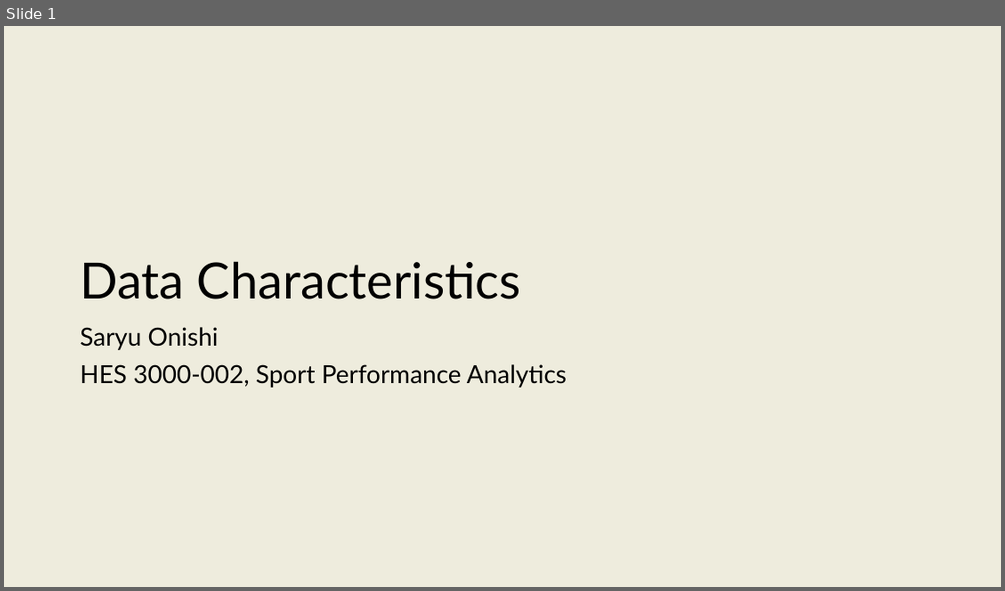
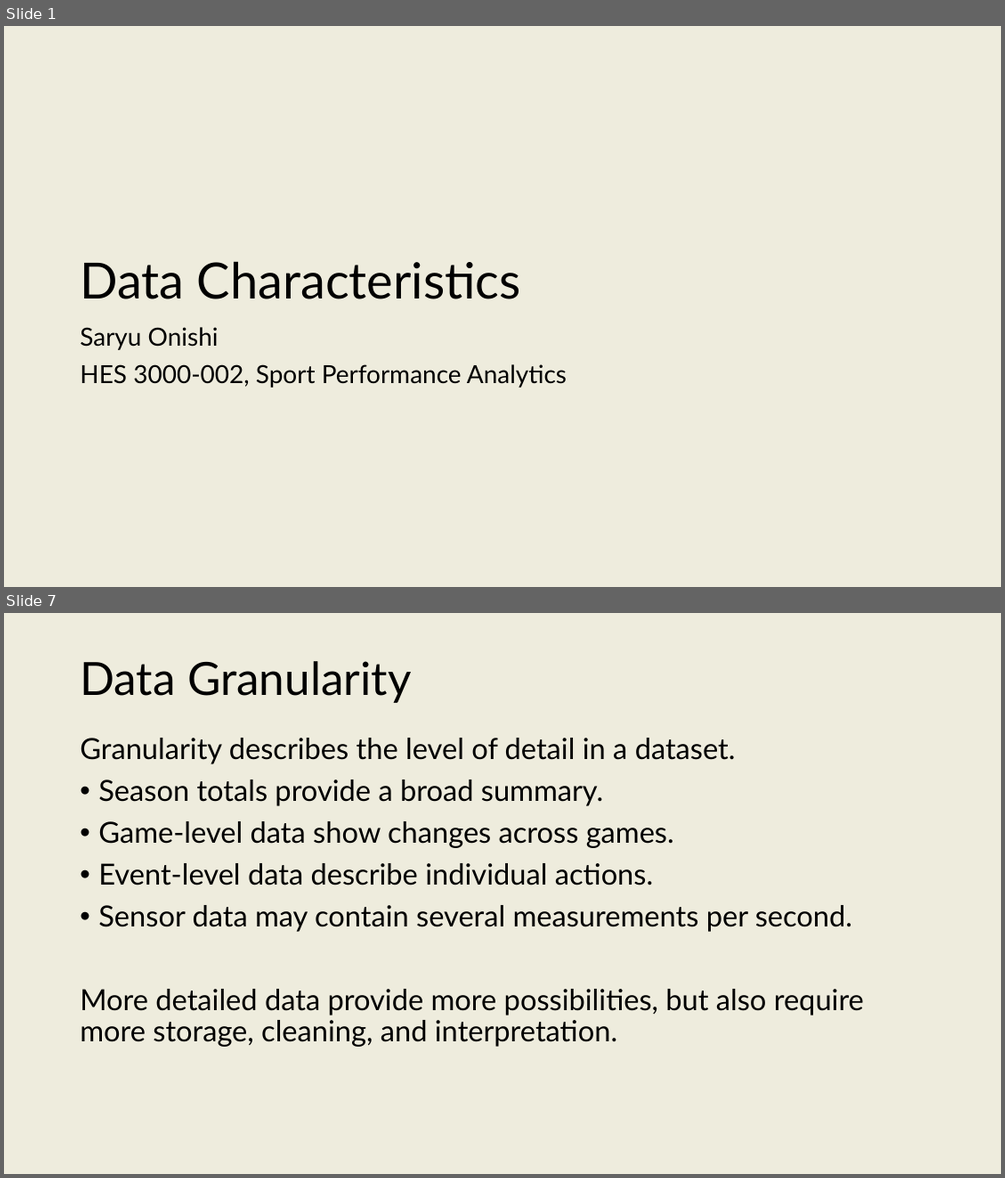
Before and after one commit to onishisaryu/HES-3000-Sports-Data-Analytics, a slide deck: pptx/Lecture6.pptx. Shown one above the other, each under a label of ours: slide 1 before the commit, slides 1 and 7 after it; the slides between them are not shown. The pictures are 1005x591 and 1005x1178 pixels, drawn with LibreOffice and Linux fonts; fonts in the diff are those of the drawing. Boxes give left, top, right and bottom in pixels: in the first picture for what was removed or moved away, otherwise in the second. Text is boxed around its words. In the diff, an @@ line names an element or a change of style, - is before the commit and + after.

```diff
--- a/pptx/Lecture6.pptx
+++ b/pptx/Lecture6.pptx
@@ slide 7 added at (4, 613, 1001, 1174), background #EEECDD @@
@@ title added at (80, 661, 412, 703), 44 pt, text #000000 @@
+Data Granularity
@@ text added at (80, 738, 864, 1046), 28 pt, text #000000 @@
+Granularity describes the level of detail in a dataset.
+• Season totals provide a broad summary.
+• Game-level data show changes across games.
+• Event-level data describe individual actions.
+• Sensor data may contain several measurements per second.
+More detailed data provide more possibilities, but also require more storage, cleaning, and interpretation.
```
Also in this commit, not shown: 1 slide changed, 28 other slides added, 3 other files.
